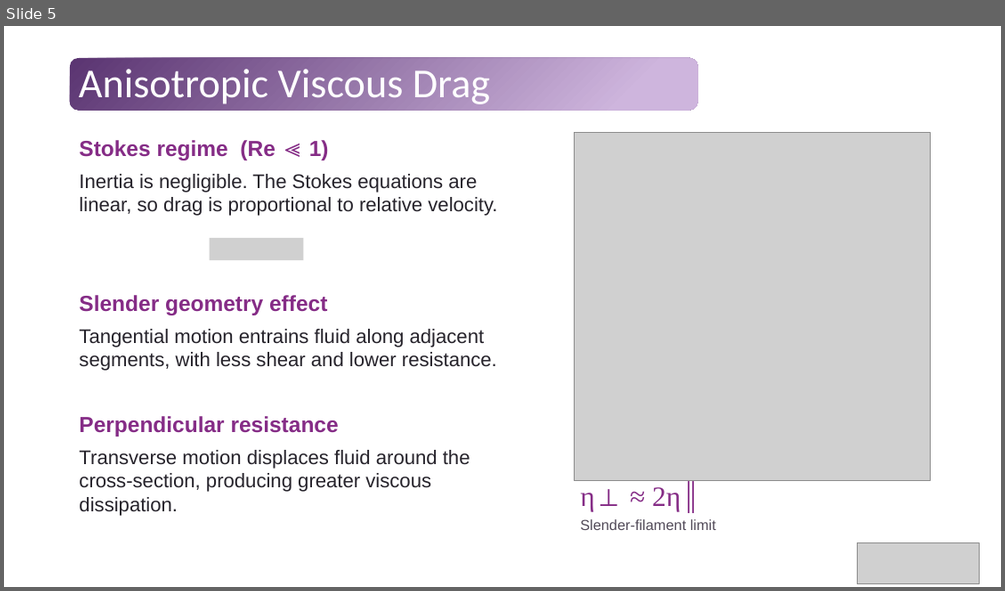
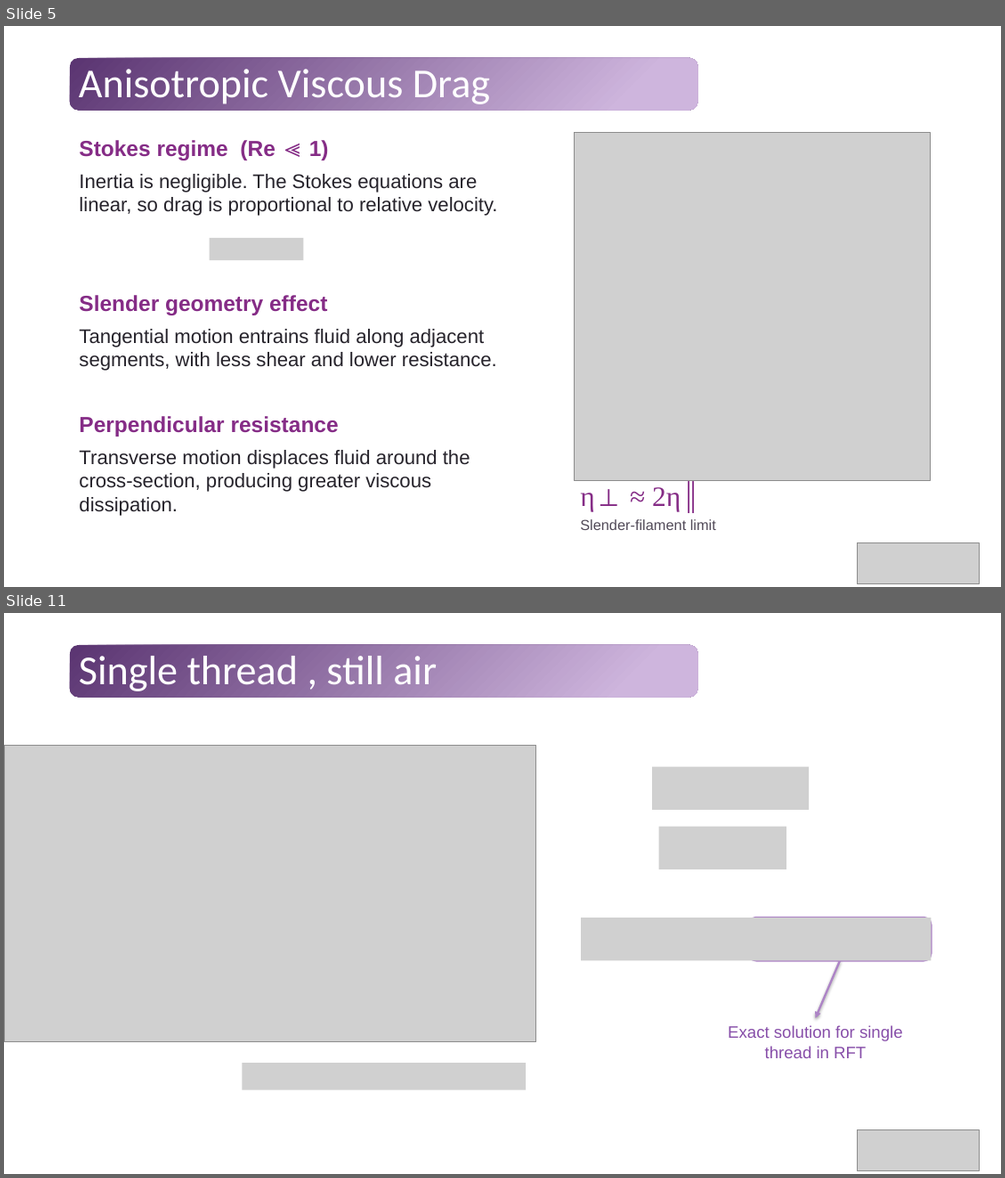
Before and after one commit to Tavi681/PoliPhysics, a slide deck: Tema 1/paper/Tema1.pptx. Shown one above the other, each under a label of ours: slide 5 before the commit, slides 5 and 11 after it; the slides between them are not shown. The pictures are 1005x591 and 1005x1178 pixels, drawn with LibreOffice and Linux fonts; fonts in the diff are those of the drawing; grey boxes stand for pictures. Boxes give left, top, right and bottom in pixels: in the first picture for what was removed or moved away, otherwise in the second. Text is boxed around its words. In the diff, an @@ line names an element or a change of style, - is before the commit and + after.

```diff
--- a/Tema 1/paper/Tema1.pptx
+++ b/Tema 1/paper/Tema1.pptx
@@ slide 11 added at <box>4,613,1001,1174</box>, background #FFFFFF; not listed: 1 template element that a slide beside it also shows @@
@@ title added at <box>79,656,437,691</box>, 39.6 pt, text #FFFFFF @@
+Single thread , still air
@@ picture added at <box>4,745,535,1041</box> @@
@@ picture added at <box>652,767,809,811</box> @@
@@ picture added at <box>659,826,786,869</box> @@
@@ picture added at <box>581,917,930,961</box> @@
@@ rounded rectangle added at <box>749,917,931,961</box>, fill #FFFFFF, outline #AD84C6 2 pt @@
@@ arrow added from (840, 961) to (816, 1018), #AD84C6 2 pt @@
@@ text added at <box>728,1025,903,1058</box>, 16 pt, text #874EA9 @@
+Exact solution for single thread in RFT
@@ picture added at <box>242,1062,526,1089</box> @@
@@ picture added at <box>858,1130,979,1171</box> @@
```
Also in this commit, not shown: 6 slides changed, 9 other slides added, 2 slides removed, 1 other file.
